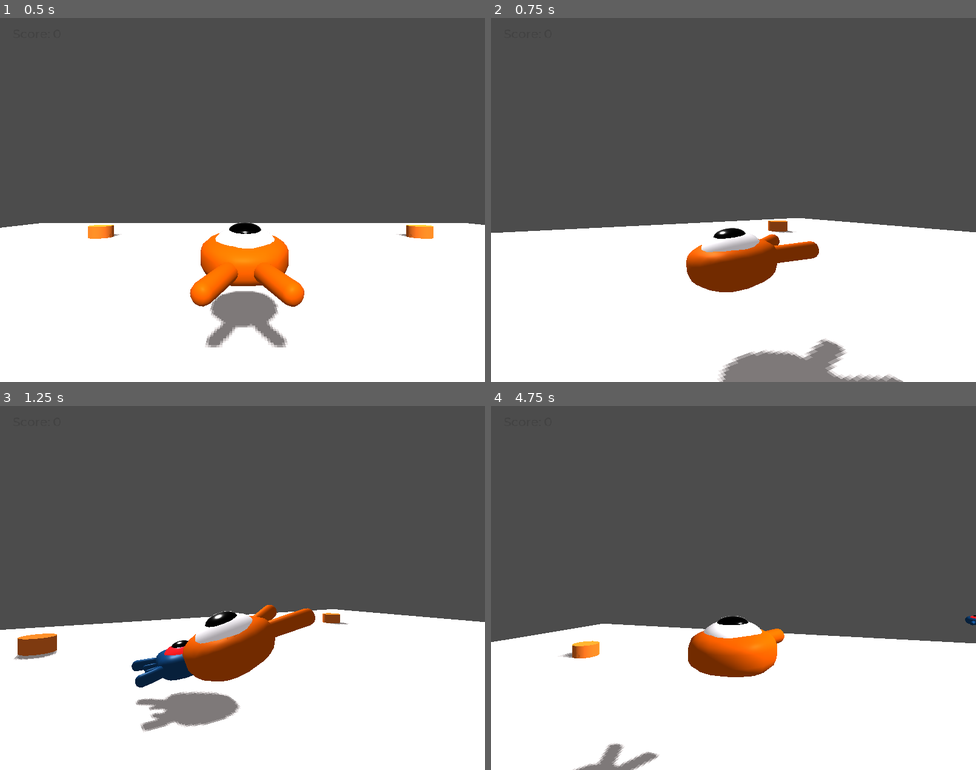
Above: before the commit, frames 1-4 (two rows, left to right).
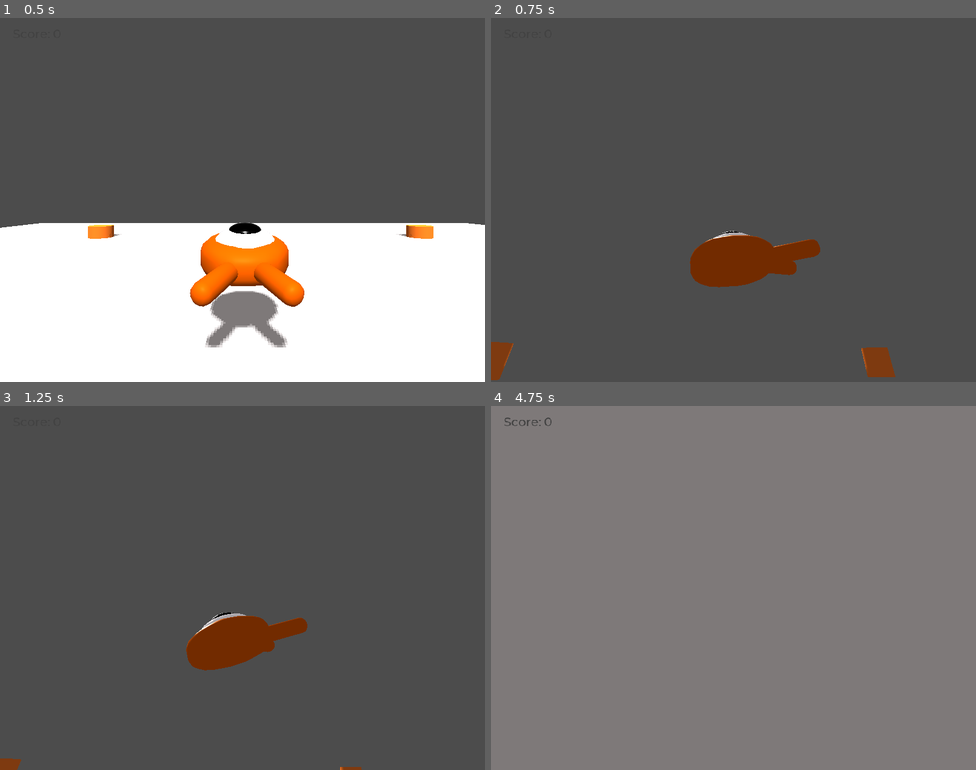
Above: after the commit, the same moments.

Repository: telmotrooper/squash-the-creeps
Game: Godot game, scene res://Main.tscn
Same seed, same stepped clock (60 frames per second), same inputs: the game is played once before the commit and once after it.
Inputs (mouse positions are in pixels of both pictures, inside the frame that each line leads up to):
- Up to frame 1 (0.5 s): no input
- Up to frame 2 (0.75 s): tap Enter (ui_accept) at 0.5 s; move the mouse to (840, 181) at 0.52 s; hold Right (move_right) from 0.53 s (still down)
- Up to frame 3 (1.25 s): keep holding Right (move_right); tap Space (jump) at 0.77 s
- Up to frame 4 (4.75 s): move the mouse to (636, 606) at 1.27 s; release Right (move_right) at 1.28 s; hold Down (move_back) 1.28-2.03 s; tap Space (jump) at 1.52, 3.02, 3.77, 4.52 s; move the mouse to (782, 507) at 2.02 s; hold Right (move_right) 2.03-2.78 s; move the mouse to (709, 660) at 2.77 s; hold Up (move_forward) 2.78-3.53 s; move the mouse to (879, 642) at 3.52 s; hold Left (move_left) from 3.53 s (still down); move the mouse to (588, 533) at 4.27 s

Frame 1 is identical in both runs. In frame 2, 42% of the frame differs, in the area x 0-100%, y 55-100%; in frame 3, 41%; in frame 4, 100%, in the area x 0-100%, y 0-100%.

Commit message:
Improving camera

Diff:
--- a/3d-squash-the-creeps-custom/Camera.gd
+++ b/3d-squash-the-creeps-custom/Camera.gd
@@ -1,14 +1,26 @@
 extends Spatial
 
-var horizontal = 0
+var horizontal =  0
+var vertical = 0
+var v_min = 75
+var v_max = -55
+var h_sensitivity = 0.1
+var v_sensitivity = 0.1
+var h_acceleration = 10
+var v_acceleration = 10
 
 func _ready():
+  Input.set_mouse_mode(Input.MOUSE_MODE_CAPTURED)
   # Prevent camera from colliding with player.
   $Horizontal/Vertical/ClippedCamera.add_exception(get_parent())
 
 func _input(event):
   if event is InputEventMouseMotion:
-    horizontal += -event.relative.x
+    horizontal -= event.relative.x
+    vertical -= event.relative.y
 
 func _physics_process(delta):
-  $Horizontal.rotation_degrees.y = horizontal
+  #vertical = clamp(vertical, v_min, v_max)
+
+  $Horizontal.rotation_degrees.y = lerp($Horizontal.rotation_degrees.y, horizontal, delta * h_acceleration)
+  $Horizontal/Vertical.rotation_degrees.x = lerp($Horizontal/Vertical.rotation_degrees.x, vertical, delta * v_acceleration)
--- a/3d-squash-the-creeps-custom/Main.gd
+++ b/3d-squash-the-creeps-custom/Main.gd
@@ -17,7 +17,7 @@
 
   var player_position = $Player.transform.origin
 
-  add_child(mob)
+  #add_child(mob)
   mob.initiliaze(mob_spawn_location.translation, player_position)
   mob.connect("squashed", $UserInterface/ScoreLabel, "_on_Mob_squashed")
 
--- a/3d-squash-the-creeps-custom/Player.tscn
+++ b/3d-squash-the-creeps-custom/Player.tscn
@@ -70,11 +70,11 @@
 script = ExtResource( 3 )
 
 [node name="Horizontal" type="Spatial" parent="CameraPivot"]
-transform = Transform( 1, 0, 0, 0, 1, 0, 0, 0, 1, 0, 2, 0 )
 
 [node name="Vertical" type="Spatial" parent="CameraPivot/Horizontal"]
-transform = Transform( 1, 0, 0, 0, 1, 0, 0, 0, 1, 0, 0, 6 )
 
 [node name="ClippedCamera" type="ClippedCamera" parent="CameraPivot/Horizontal/Vertical"]
+transform = Transform( 1, 0, 0, 0, 1, 0, 0, 0, 1, 0, 2, 6 )
+process_mode = 1
 
 [connection signal="body_entered" from="MobDetector" to="." method="_on_MobDetector_body_entered"]
